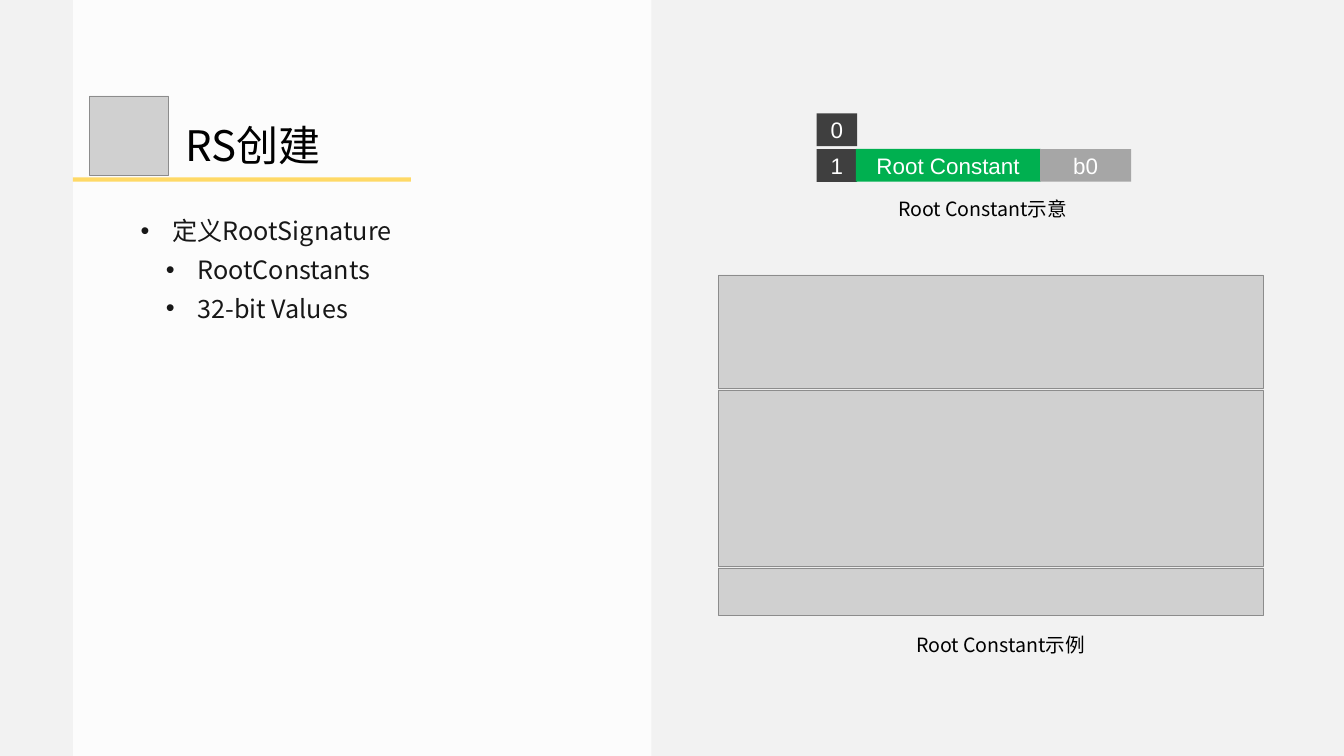
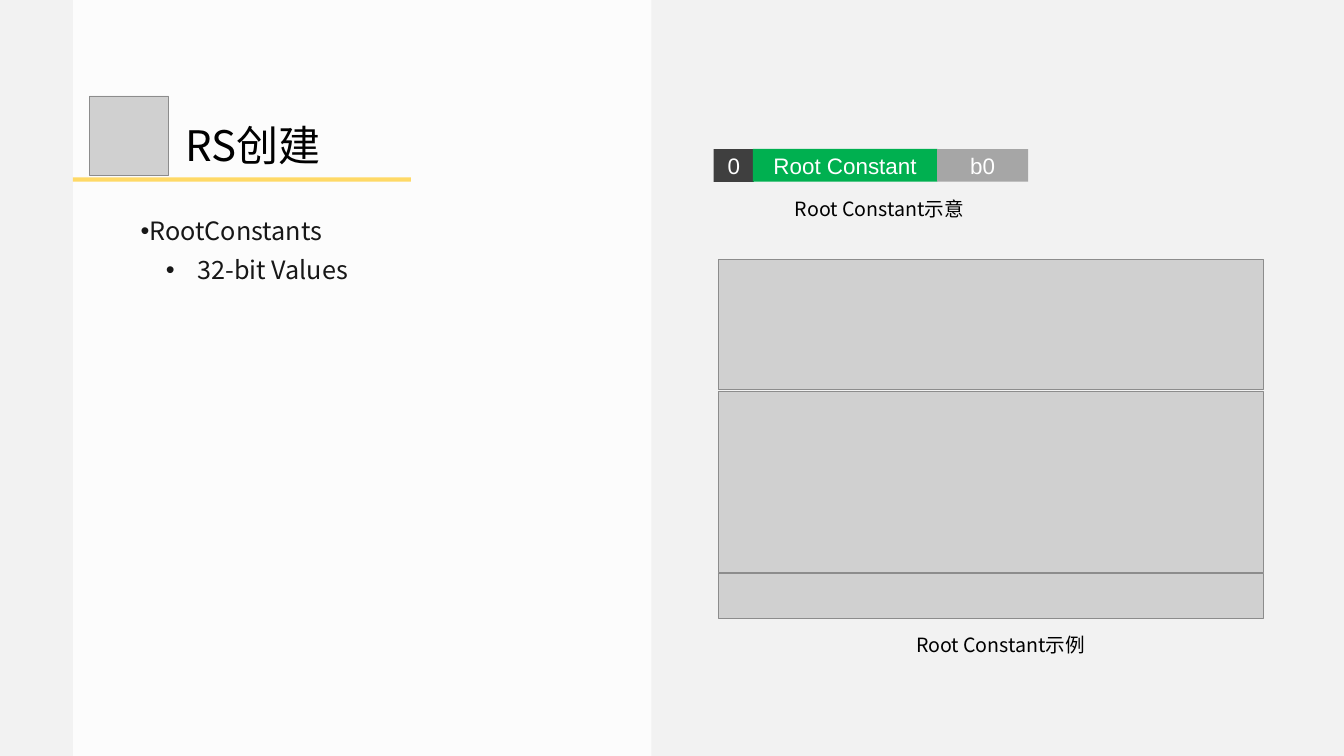
Before and after one commit to doomlover/KSGameEngineTutorials, a slide deck: slide 33 of PPTs/05.深入DX12绘制二.pptx (slide 29 before the commit). Drawn at 1344x756 pixels with LibreOffice and Linux fonts; fonts in the diff are those of the drawing; grey boxes stand for pictures. Boxes give left, top, right and bottom in pixels: in the first picture for what was removed or moved away, otherwise in the second. Text is boxed around its words. In the diff, an @@ line names an element or a change of style, - is before the commit and + after.

```diff
--- a/PPTs/05.深入DX12绘制二.pptx
+++ b/PPTs/05.深入DX12绘制二.pptx
@@ rectangle "0" moved from (x1=816, y1=113, x2=857, y2=146) to (x1=714, y1=149, x2=754, y2=182) @@
@@ rectangle "Root Constant" moved from (x1=856, y1=149, x2=1041, y2=181) to (x1=753, y1=149, x2=938, y2=181) @@
@@ rectangle removed at (x1=816, y1=149, x2=857, y2=182) @@
-1
@@ rectangle "b0" moved from (x1=1040, y1=149, x2=1131, y2=182) to (x1=937, y1=149, x2=1028, y2=182) @@
@@ text "Root Constant示意" moved from (x1=898, y1=199, x2=1066, y2=218) to (x1=795, y1=199, x2=963, y2=218) @@
@@ text at (x1=149, y1=221, x2=322, y2=241): list level 2 to 1 in "RootConstants" @@
@@ text at (x1=172, y1=218, x2=391, y2=247): paragraph removed @@
-• 定义RootSignature
@@ picture resized from (x1=719, y1=275, x2=1263, y2=389) to (x1=719, y1=259, x2=1263, y2=390) @@
@@ picture moved from (x1=719, y1=390, x2=1263, y2=567) to (x1=719, y1=392, x2=1263, y2=572) @@
@@ picture moved from (x1=719, y1=568, x2=1263, y2=616) to (x1=719, y1=573, x2=1263, y2=618) @@
```
Also in this commit, not shown: 21 other slides changed, 2 slides added, 1 other file.
